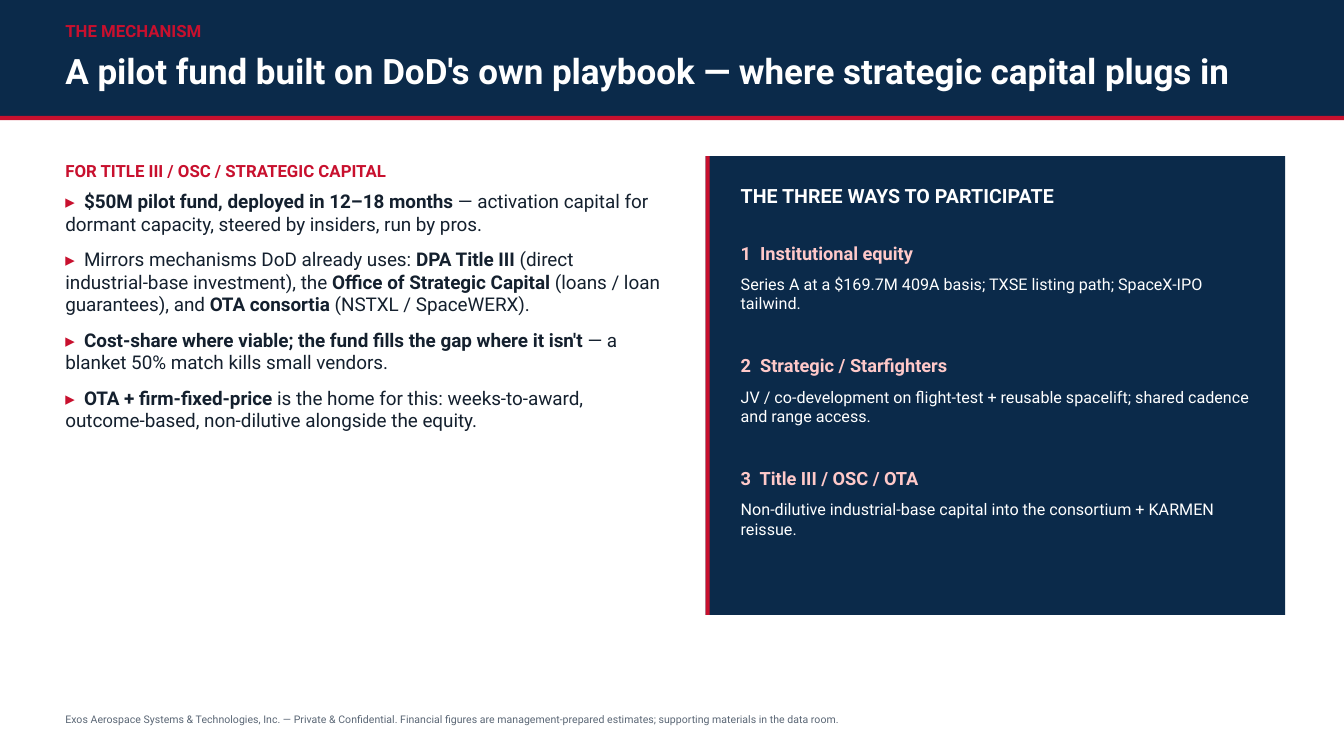
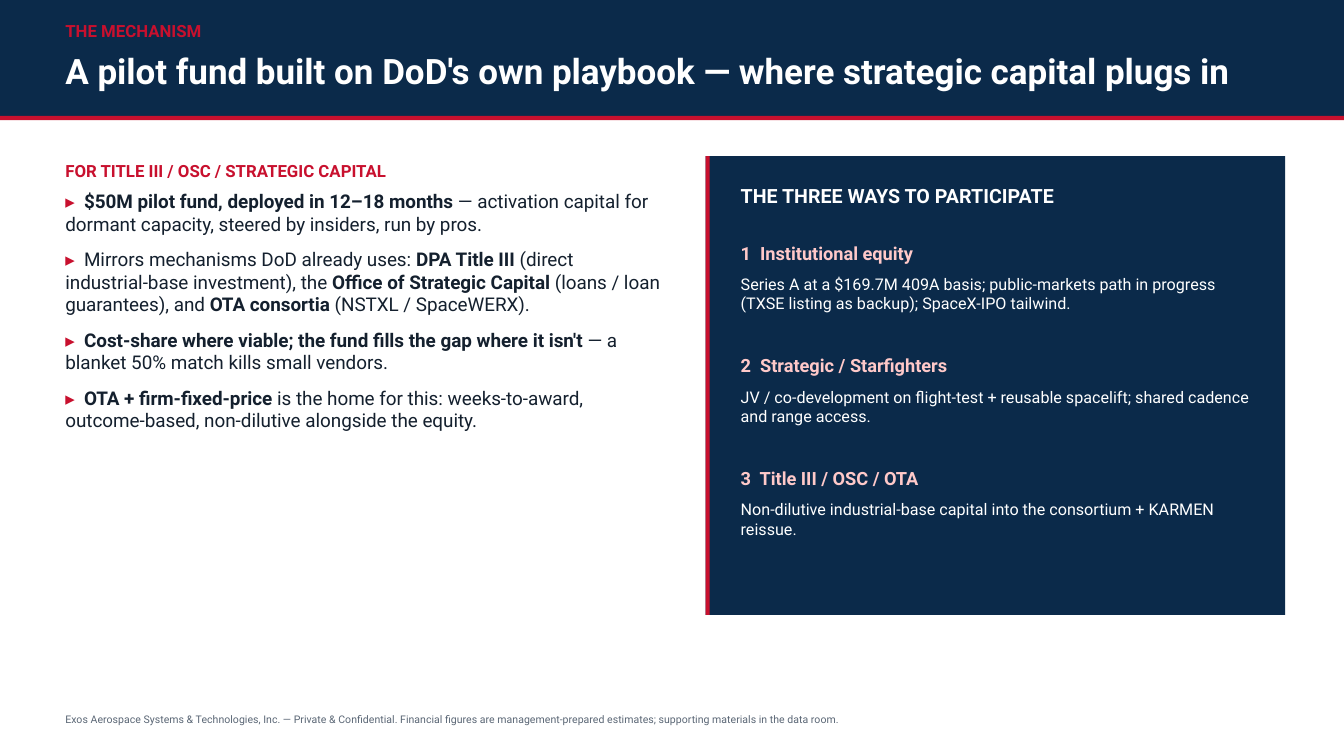
Before and after one commit to ExosAerospace/workspace, a slide deck: slide 11 of data-room/Exos_SeriesA/_CANONICAL/Exos_SeriesA_StrategicDeck_2026-09-06_CURRENT_rev-2026-10-10.pptx. Drawn at 1344x756 pixels with LibreOffice and Linux fonts; fonts in the diff are those of the drawing. Boxes give left, top, right and bottom in pixels: in the first picture for what was removed or moved away, otherwise in the second. Text is boxed around its words. In the diff, an @@ line names an element or a change of style, - is before the commit and + after.

```diff
--- a/data-room/Exos_SeriesA/_CANONICAL/Exos_SeriesA_StrategicDeck_2026-09-06_CURRENT_rev-2026-10-10.pptx
+++ b/data-room/Exos_SeriesA/_CANONICAL/Exos_SeriesA_StrategicDeck_2026-09-06_CURRENT_rev-2026-10-10.pptx
@@ text at (741, 276, 1215, 313): text changed @@
-Series A at a $169.7M 409A basis; TXSE listing path; SpaceX-IPO tailwind.
+Series A at a $169.7M 409A basis; public-markets path in progress (TXSE listing as backup); SpaceX-IPO tailwind.
```
Also in this commit, not shown: 2 other slides changed, 8 other files.
